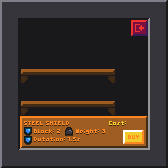
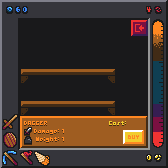
Layer changes from the first 168 x 168 image to the second:
showed "Layer #4", painted on it over [left=2, top=6, right=164, bottom=166]
hid group "Layer Group #17" (3 layers) over [left=24, top=121, right=105, bottom=145]
showed group "Layer Group #13" (3 layers) over [left=24, top=121, right=64, bottom=145]
painted on "icon_weight.png" over [left=24, top=127, right=32, bottom=144]
